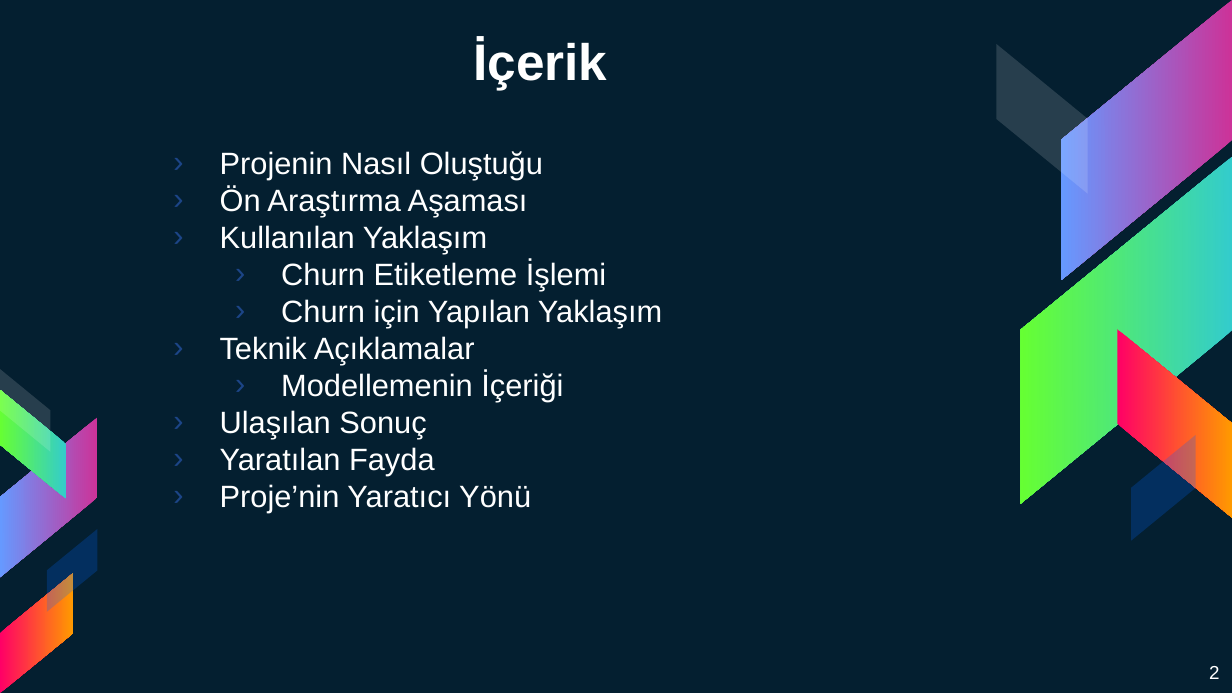
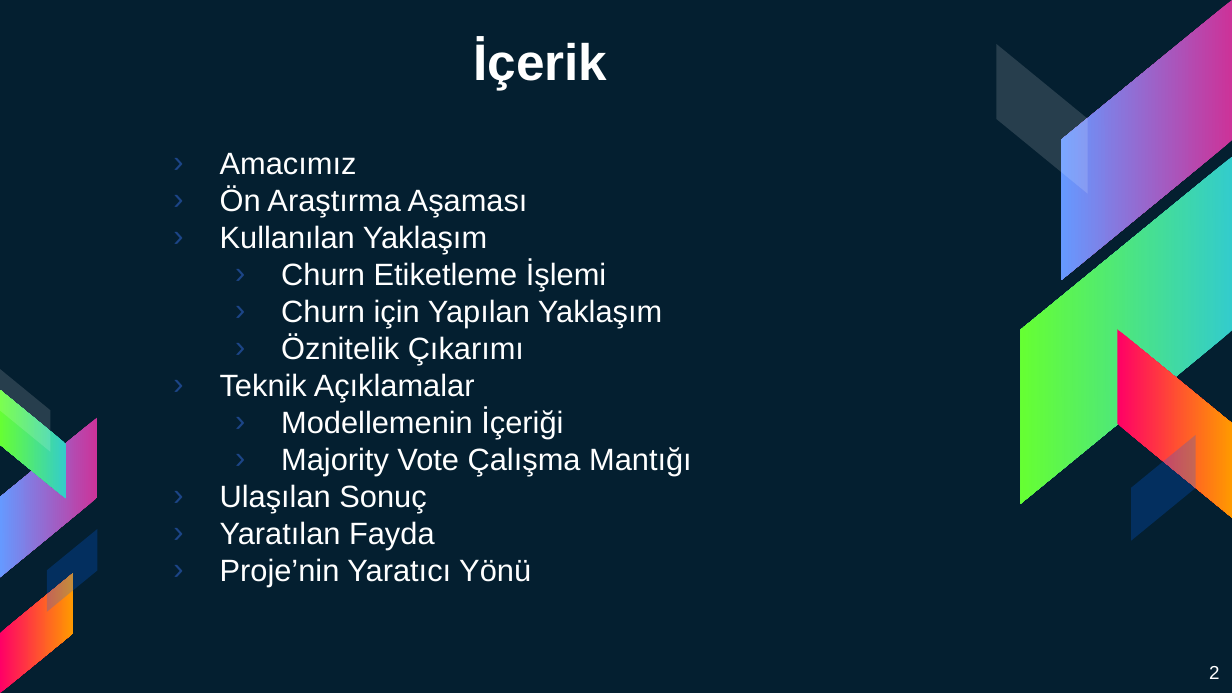
Before and after one commit to brokt/Detective-Churn, a slide deck: slide 2 of Presentation/Detective Churn Sunum.pptx. Drawn at 1232x693 pixels with LibreOffice and Linux fonts; fonts in the diff are those of the drawing. Boxes give left, top, right and bottom in pixels: in the first picture for what was removed or moved away, otherwise in the second. Text is boxed around its words. In the diff, an @@ line names an element or a change of style, - is before the commit and + after.

```diff
--- a/Presentation/Detective Churn Sunum.pptx
+++ b/Presentation/Detective Churn Sunum.pptx
@@ text at <box>220,152,357,175</box>: text changed @@
-› Projenin Nasıl Oluştuğu
+› Amacımız
@@ text at <box>281,334,524,364</box>: paragraph added @@
+  › Öznitelik Çıkarımı
@@ text at <box>281,447,692,475</box>: paragraph added @@
+  › Majority Vote Çalışma Mantığı
```
Also in this commit, not shown: 12 other slides changed, 2 slides added, 2 slides removed.
